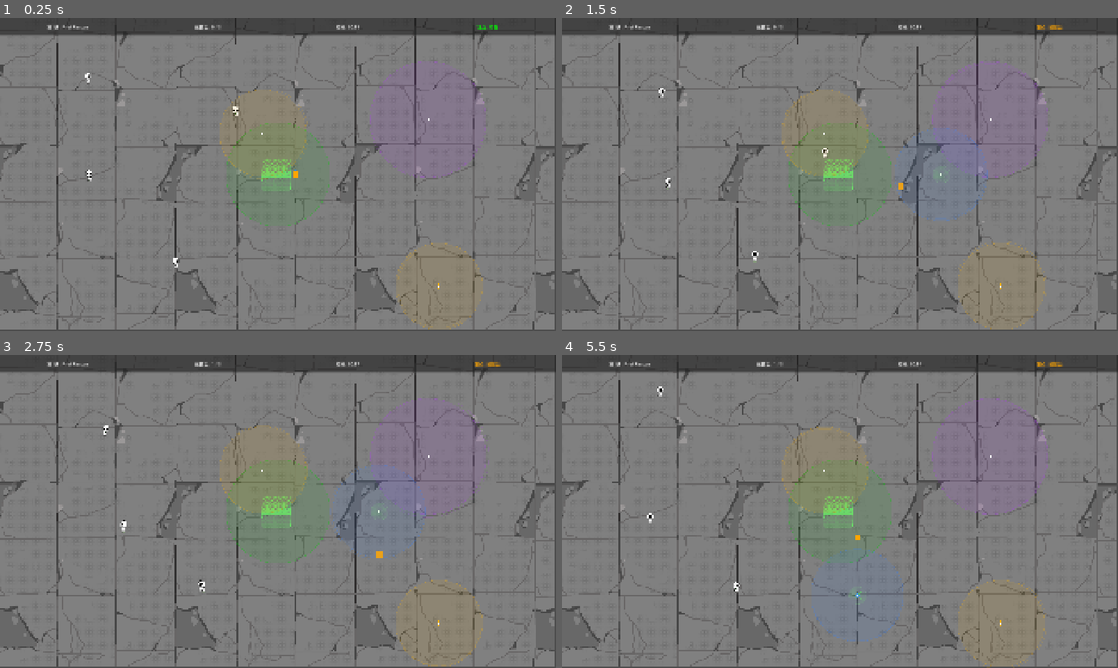
Above: before the commit, frames 1-4 (two rows, left to right).
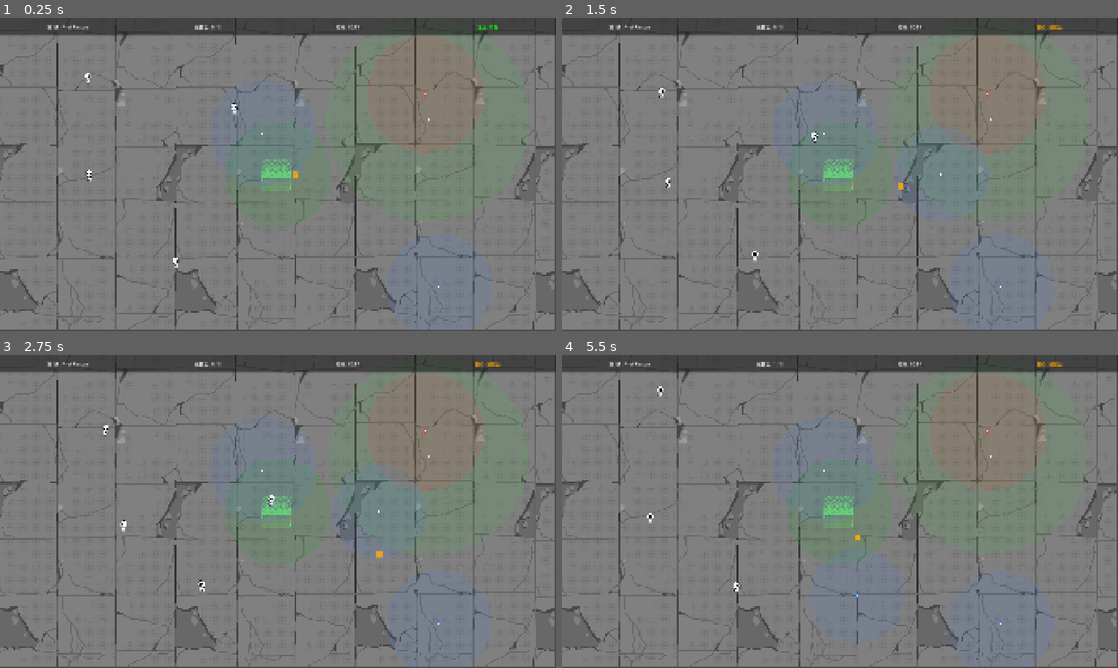
Above: after the commit, the same moments.

Repository: kunk70352-png/Safe-Anchor
Game: Godot game, scene res://src/main/main.tscn
Same seed, same stepped clock (60 frames per second), same inputs: the game is played once before the commit and once after it.
Inputs:
- Up to frame 1 (0.25 s): no input
- Up to frame 2 (1.5 s): hold D (move_right) 0.53-1.28 s; tap Space (charge_throw) at 0.6, 1.35 s; hold S (move_down) from 1.28 s (still down)
- Up to frame 3 (2.75 s): release S (move_down) at 2.03 s; hold D (move_right) from 2.03 s (still down); tap Space (charge_throw) at 2.1 s
- Up to frame 4 (5.5 s): release D (move_right) at 2.78 s; hold W (move_up) 2.78-3.53 s; tap Space (charge_throw) every 0.75 s from 2.85 to 5.1 s; hold A (move_left) 3.53-5.03 s; hold S (move_down) from 5.03 s (still down)

The runs differ from the first frame. In frame 1, 12% of the frame differs, in the area x 37-96%, y 5-100%; in frame 2, 11%; in frame 3, 11%; in frame 4, 12%, in the area x 38-95%, y 5-100%.
Error after the commit: Invalid call. Nonexistent 'float' constructor. (res://src/refugee/refugee.gd:140)

Commit message:
锚点系统大改：半径缩小、速度影响、三种新锚点类型

Diff:
--- a/resources/anchor_data.gd
+++ b/resources/anchor_data.gd
@@ -1,8 +1,11 @@
-## AnchorData — 锚点属性资源。
-## 协作者可创建 .tres 文件来定义不同的锚点类型，无需修改代码。
+## AnchorData — 锚点属性资源。协作者可创建 .tres 定义不同锚点类型。
 class_name AnchorData
 extends Resource
 
 @export var anchor_name: String = "默认锚点"
 @export var attraction_radius: float = 160.0
+@export var shrink_speed: float = 0.0
+@export var min_radius: float = 20.0
+@export var speed_modifier: float = 0.0
+@export var repel: bool = false
 @export var texture: Texture2D
--- a/resources/default_anchor.tres
+++ b/resources/default_anchor.tres
@@ -4,5 +4,9 @@
 
 [resource]
 script = ExtResource("1_script")
-anchor_name = "默认锚点"
-attraction_radius = 160.0
+anchor_name = "初始锚点"
+attraction_radius = 180.0
+shrink_speed = 0.5
+min_radius = 30.0
+speed_modifier = 0.0
+repel = false
--- a/src/anchor/anchor.gd
+++ b/src/anchor/anchor.gd
@@ -1,31 +1,34 @@
-## 锚点 — 玩家投掷的永久吸引点。可被玩家拾取回收。
+## 锚点基类 — 吸引/驱赶难民。可被玩家拾取回收。子类可自定义效果。
 class_name Anchor
 extends Node2D
 
-# ---- 信号 ----
 signal picked_up()
 
-# ---- 属性 ----
 @export var attraction_radius: float = 150.0:
-	set(value):
-		attraction_radius = value
+	set(v):
+		attraction_radius = v
 		queue_redraw()
 @export var anchor_color: Color = Color(0.2, 0.5, 1.0, 1.0)
+@export var shrink_speed: float = 0.0      # 每秒缩小像素，0=不缩小
+@export var min_radius: float = 20.0       # 缩小下限
+@export var speed_modifier: float = 0.0    # 难民速度加成（正加速负减速）
+@export var repel: bool = false            # 驱赶模式
 
 var _pulse_time: float = 0.0
 
 
 func _ready() -> void:
 	add_to_group("attraction_sources")
-	_pulse_time = randf() * TAU  # 随机初始相位，多个锚点不同步
+	_pulse_time = randf() * TAU
 
 
 func _process(delta: float) -> void:
 	_pulse_time += delta
+	if shrink_speed > 0 and attraction_radius > min_radius:
+		attraction_radius = maxf(attraction_radius - shrink_speed * delta, min_radius)
 	queue_redraw()
 
 
-## 被玩家拾取
 func pick_up() -> void:
 	picked_up.emit()
 	queue_free()
--- /dev/null
+++ b/src/anchor/anchor_type1.tscn
@@ -0,0 +1,11 @@
+[gd_scene load_steps=2 format=3 uid="uid://catype1"]
+
+[ext_resource type="Script" path="res://src/anchor/anchor.gd" id="1_script"]
+
+[node name="Type1Anchor" type="Node2D" groups=["attraction_sources"]]
+script = ExtResource("1_script")
+attraction_radius = 180.0
+shrink_speed = 0.5
+min_radius = 30.0
+speed_modifier = 0.0
+repel = false
--- /dev/null
+++ b/src/anchor/anchor_type2.tscn
@@ -0,0 +1,12 @@
+[gd_scene load_steps=2 format=3 uid="uid://catype2"]
+
+[ext_resource type="Script" path="res://src/anchor/anchor.gd" id="1_script"]
+
+[node name="Type2Anchor" type="Node2D" groups=["attraction_sources"]]
+script = ExtResource("1_script")
+attraction_radius = 350.0
+shrink_speed = 3.0
+min_radius = 30.0
+speed_modifier = 0.0
+repel = false
+anchor_color = Color(0.2, 0.8, 0.2, 1.0)
--- /dev/null
+++ b/src/anchor/anchor_type3.tscn
@@ -0,0 +1,12 @@
+[gd_scene load_steps=2 format=3 uid="uid://catype3"]
+
+[ext_resource type="Script" path="res://src/anchor/anchor.gd" id="1_script"]
+
+[node name="Type3Anchor" type="Node2D" groups=["attraction_sources"]]
+script = ExtResource("1_script")
+attraction_radius = 200.0
+shrink_speed = 0.0
+min_radius = 20.0
+speed_modifier = -60.0
+repel = true
+anchor_color = Color(1.0, 0.2, 0.2, 1.0)
--- a/src/player/player.gd
+++ b/src/player/player.gd
@@ -4,7 +4,7 @@
 
 enum PlayerState { IDLE, CHARGING }
 var state: PlayerState = PlayerState.IDLE
-var _held_anchor: PackedScene = preload("res://src/anchor/anchor.tscn")
+var _held_anchor: PackedScene = preload("res://src/anchor/anchor_type1.tscn")
 var charge_time: float = 0.0
 var charge_power: float = 0.0
 var last_move_dir: Vector2 = Vector2.RIGHT
--- a/src/refugee/refugee.gd
+++ b/src/refugee/refugee.gd
@@ -20,6 +20,7 @@
 var _speed_mult: float = 1.0
 var _speed_boost: float = 1.0
 var _range_boost: float = 0.0
+var _repel_dir: Vector2 = Vector2.ZERO
 
 @onready var navigation_agent: NavigationAgent2D = $NavigationAgent2D
 @onready var sprite: AnimatedSprite2D = $AnimatedSprite2D
@@ -124,8 +125,9 @@
 
 
 func _apply_anchor_effects() -> void:
-	_speed_boost = 1.0
+	var total_speed_mod: float = 0.0
 	_range_boost = 0.0
+	_repel_dir = Vector2.ZERO
 	var world := get_tree().get_first_node_in_group("world") as Node2D
 	if world == null or not world.has_method("get_attraction_sources"):
 		return
@@ -135,10 +137,12 @@
 		var dist := global_position.distance_to(source.global_position)
 		var radius: float = float(source.get("attraction_radius"))
 		if dist <= radius:
-			if source is SpeedAnchor:
-				_speed_boost = maxf(_speed_boost, 1.5)
+			total_speed_mod += float(source.get("speed_modifier"))
+			if bool(source.get("repel")):
+				_repel_dir += (global_position - source.global_position).normalized()
 			if source is RangeAnchor:
 				_range_boost = maxf(_range_boost, 60.0)
+	_speed_boost = maxf(1.0 + total_speed_mod, 0.1)
 
 
 func _get_safe_house_pos() -> Vector2:
@@ -163,6 +167,12 @@
 
 
 func _process_movement() -> void:
+	if state == State.SEEKING and _repel_dir != Vector2.ZERO:
+		# 驱赶优先：朝远离锚点方向移动
+		var speed := seek_speed * _speed_boost
+		velocity = _repel_dir * speed
+		move_and_slide()
+		return
 	if navigation_agent.is_navigation_finished():
 		return
 	var next_pos := navigation_agent.get_next_path_position()
--- a/src/world/world.gd
+++ b/src/world/world.gd
@@ -4,11 +4,13 @@
 
 # ---- 预加载场景 ----
 const REFUGEE_SCENE := preload("res://src/refugee/refugee.tscn")
-const SPEED_ANCHOR_SCENE := preload("res://src/anchor/speed_anchor.tscn")
-const RANGE_ANCHOR_SCENE := preload("res://src/anchor/range_anchor.tscn")
+const TYPE1_ANCHOR := preload("res://src/anchor/anchor_type1.tscn")
+const TYPE2_ANCHOR := preload("res://src/anchor/anchor_type2.tscn")
+const TYPE3_ANCHOR := preload("res://src/anchor/anchor_type3.tscn")
 
-@export var speed_anchor_count: int = 2
-@export var range_anchor_count: int = 1
+@export var type1_count: int = 2
+@export var type2_count: int = 1
+@export var type3_count: int = 1
 
 # ---- 节点引用 ----
 @onready var navigation_region: NavigationRegion2D = $NavigationRegion2D
@@ -43,7 +45,7 @@
 
 	# 玩家初始位置在安全屋旁边
 	player.global_position = level_data.safe_house_position + Vector2(60, 0)
-	player._held_anchor = preload("res://src/anchor/anchor.tscn")
+	player._held_anchor = TYPE1_ANCHOR
 	if player.anchor_data:
 		player.anchor_data.attraction_radius = level_data.anchor_attraction_radius
 
@@ -113,14 +115,18 @@
 # ---- 随机锚点 ----
 
 func _spawn_random_anchors() -> void:
-	for i in range(speed_anchor_count):
-		var anchor := SPEED_ANCHOR_SCENE.instantiate()
-		anchor.global_position = Vector2(randf_range(150, 1770), randf_range(150, 930))
-		anchors_container.add_child(anchor)
-	for i in range(range_anchor_count):
-		var anchor := RANGE_ANCHOR_SCENE.instantiate()
-		anchor.global_position = Vector2(randf_range(150, 1770), randf_range(150, 930))
-		anchors_container.add_child(anchor)
+	for i in range(type1_count):
+		var a := TYPE1_ANCHOR.instantiate()
+		a.global_position = Vector2(randf_range(150, 1770), randf_range(150, 930))
+		anchors_container.add_child(a)
+	for i in range(type2_count):
+		var a := TYPE2_ANCHOR.instantiate()
+		a.global_position = Vector2(randf_range(150, 1770), randf_range(150, 930))
+		anchors_container.add_child(a)
+	for i in range(type3_count):
+		var a := TYPE3_ANCHOR.instantiate()
+		a.global_position = Vector2(randf_range(150, 1770), randf_range(150, 930))
+		anchors_container.add_child(a)
 
 
 # ---- 清理 ----
